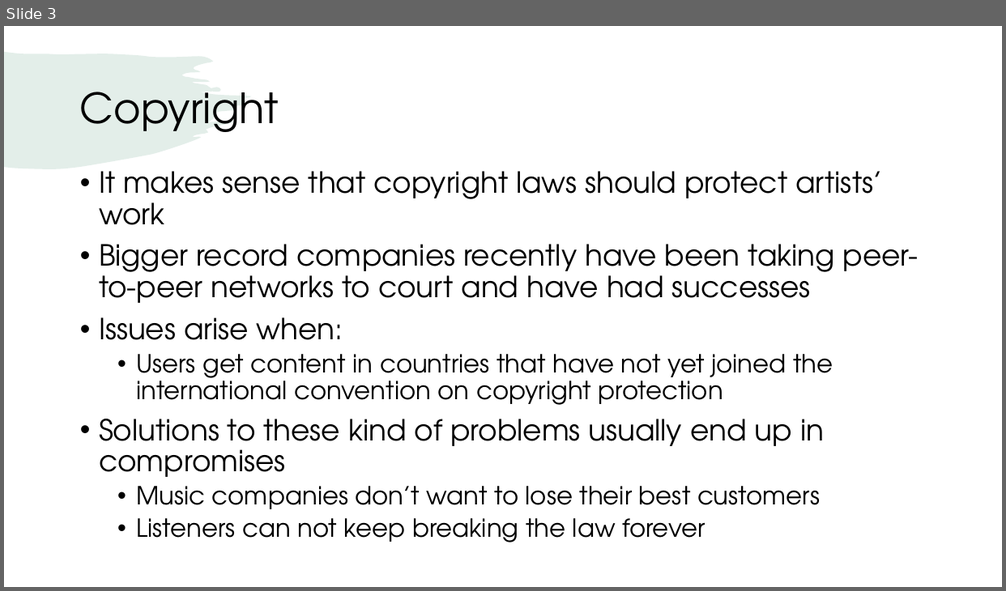
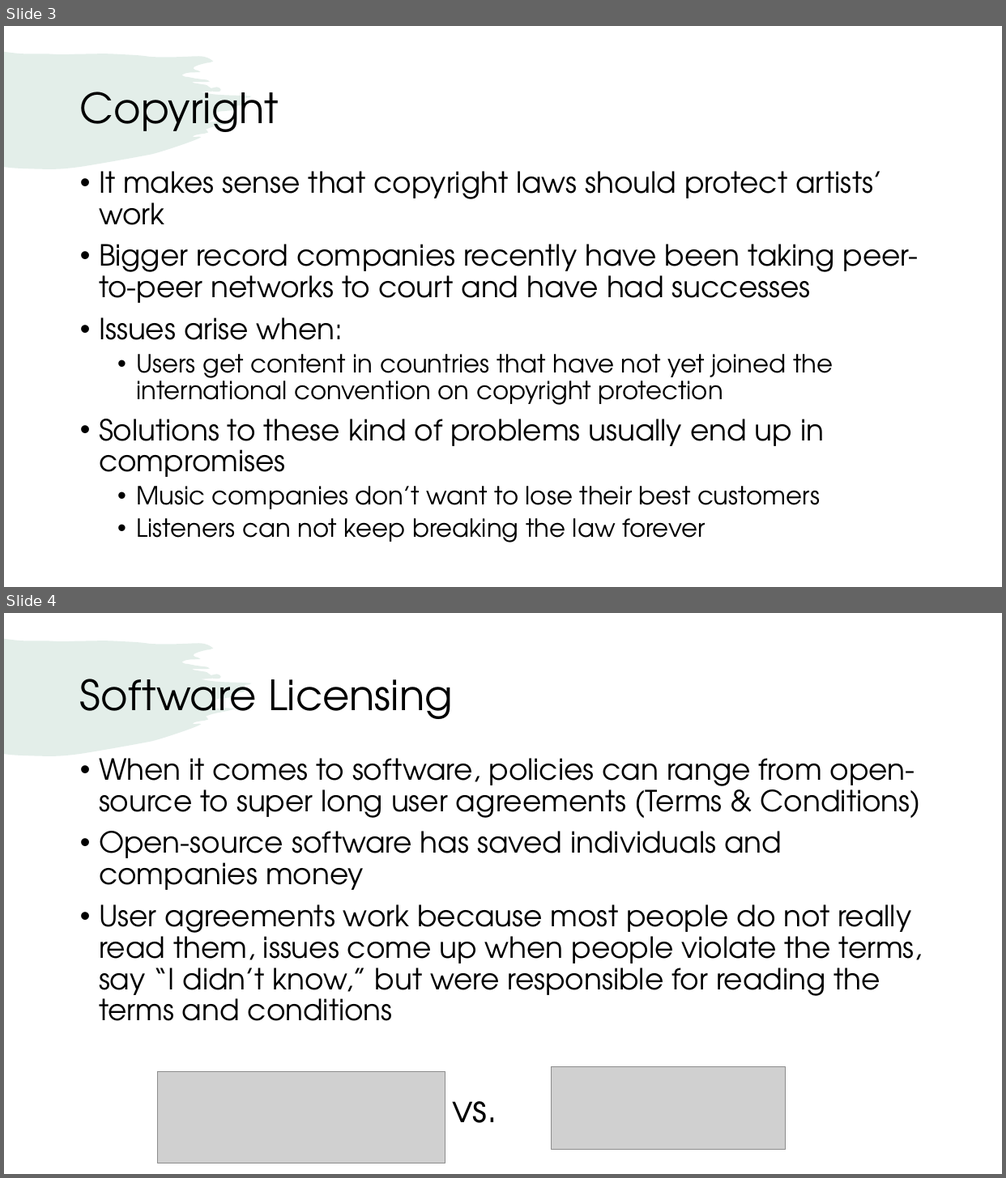
Before and after one commit to jackambery/All-Dual-Enrollment-Work, a slide deck: Student Presentations/CopyrightPresentation.pptx. Shown one above the other, each under a label of ours: slide 3 before the commit, slides 3 and 4 after it. The pictures are 1006x591 and 1006x1178 pixels, drawn with LibreOffice and Linux fonts; fonts in the diff are those of the drawing; grey boxes stand for pictures. Boxes give left, top, right and bottom in pixels: in the first picture for what was removed or moved away, otherwise in the second. Text is boxed around its words. In the diff, an @@ line names an element or a change of style, - is before the commit and + after.

```diff
--- a/Student Presentations/CopyrightPresentation.pptx
+++ b/Student Presentations/CopyrightPresentation.pptx
@@ slide 4 added at box(4, 613, 1002, 1174), background #FFFFFF; not listed: 1 template element that a slide beside it also shows @@
@@ title added at box(80, 679, 453, 719), 40 pt, text #000000 @@
+Software Licensing
@@ text added at box(99, 758, 923, 1021), 28 pt, text #000000 @@
+• When it comes to software, policies can range from open-source to super long user agreements (Terms & Conditions)
+• Open-source software has saved individuals and companies money
+• User agreements work because most people do not really read them, issues come up when people violate the terms, say “I didn’t know,” but were responsible for reading the terms and conditions
@@ picture added at box(157, 1072, 445, 1164) @@
@@ picture added at box(552, 1067, 785, 1150) @@
@@ text added at box(452, 1101, 497, 1123), 36 pt, text #000000 @@
+vs.
```
Also in this commit, not shown: 1 slide changed, 4 other slides added.
